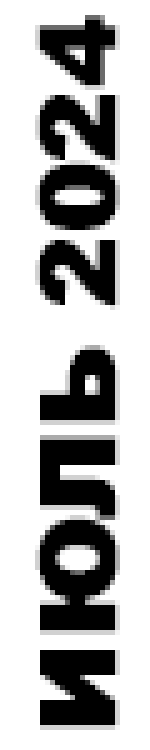
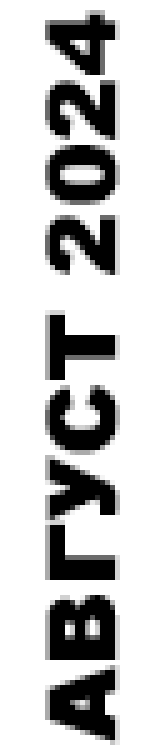
Layered file, before and after one edit (150x750). Changes by layer:
renamed "ИЮЛЬ 2024" to "АВГУСТ 2024", painted on it over [35,10,120,745]
